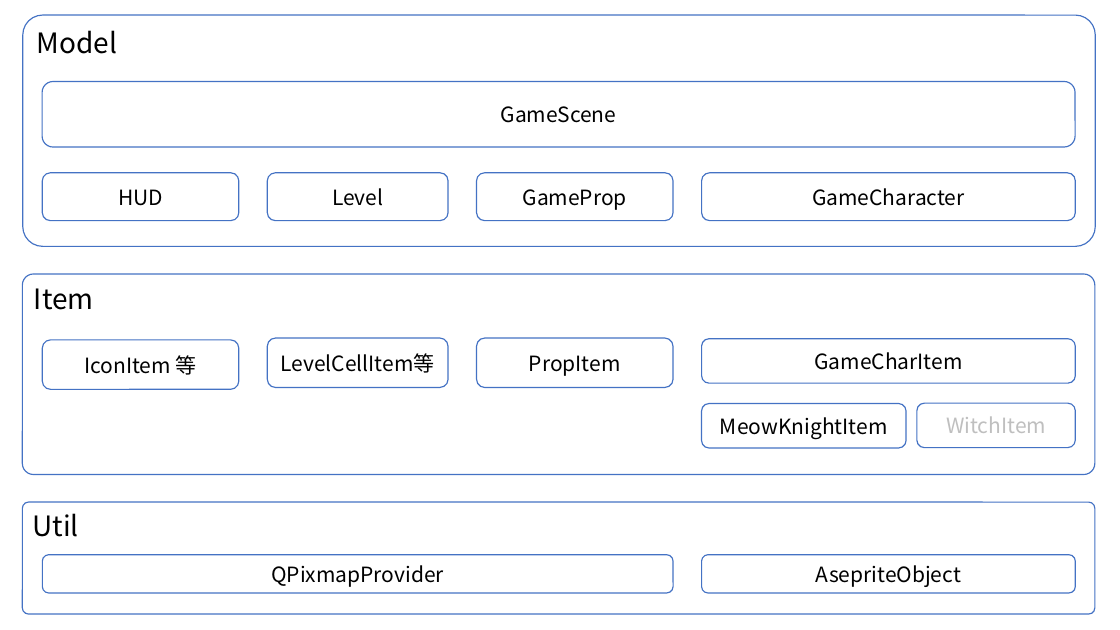
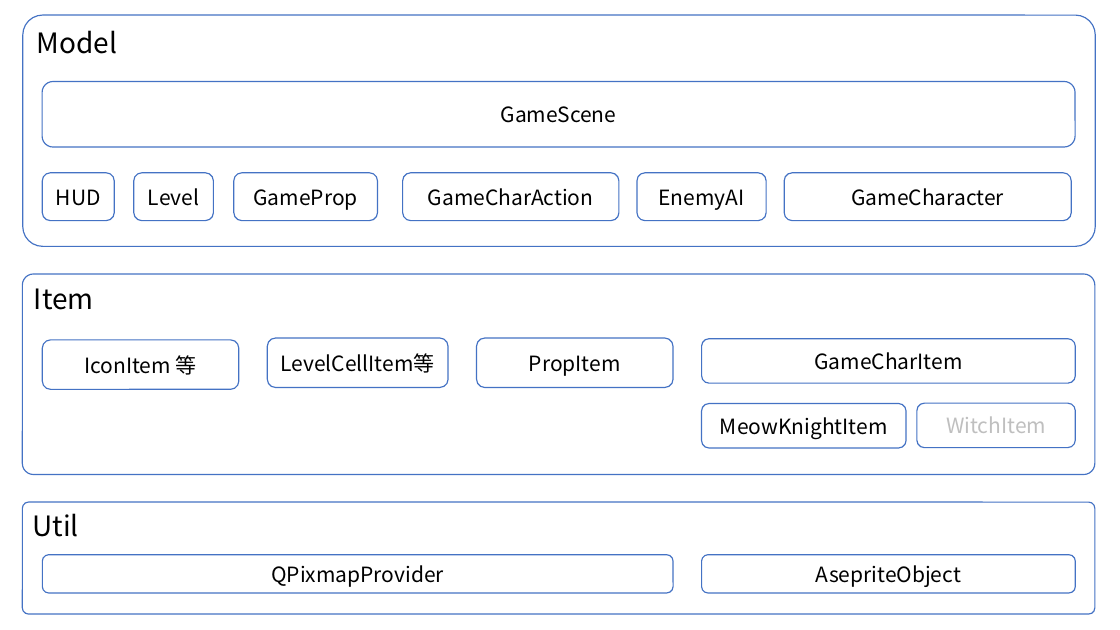
Before and after one commit to GJCav/qt-summer, a slide deck: slide 7 of doc/framework.pptx. Drawn at 1120x630 pixels with LibreOffice and Linux fonts; fonts in the diff are those of the drawing. Boxes give left, top, right and bottom in pixels: in the first picture for what was removed or moved away, otherwise in the second. Text is boxed around its words. In the diff, an @@ line names an element or a change of style, - is before the commit and + after.

```diff
--- a/doc/framework.pptx
+++ b/doc/framework.pptx
@@ rounded rectangle "HUD" resized from (x1=42, y1=173, x2=239, y2=221) to (x1=42, y1=173, x2=114, y2=221) @@
@@ rounded rectangle "Level" resized from (x1=267, y1=173, x2=448, y2=221) to (x1=134, y1=173, x2=213, y2=221) @@
@@ rounded rectangle "GameProp" resized from (x1=476, y1=173, x2=673, y2=221) to (x1=234, y1=173, x2=377, y2=221) @@
@@ rounded rectangle added at (x1=402, y1=173, x2=618, y2=221), fill #FFFFFF, outline #4472C4 1 pt, 18 pt, text #000000 @@
+GameCharAction
@@ rounded rectangle added at (x1=637, y1=173, x2=766, y2=221), fill #FFFFFF, outline #4472C4 1 pt, 18 pt, text #000000 @@
+EnemyAI
@@ rounded rectangle "GameCharacter" resized from (x1=702, y1=173, x2=1075, y2=221) to (x1=785, y1=173, x2=1072, y2=221) @@
```
Also in this commit, not shown: 14 other files.
